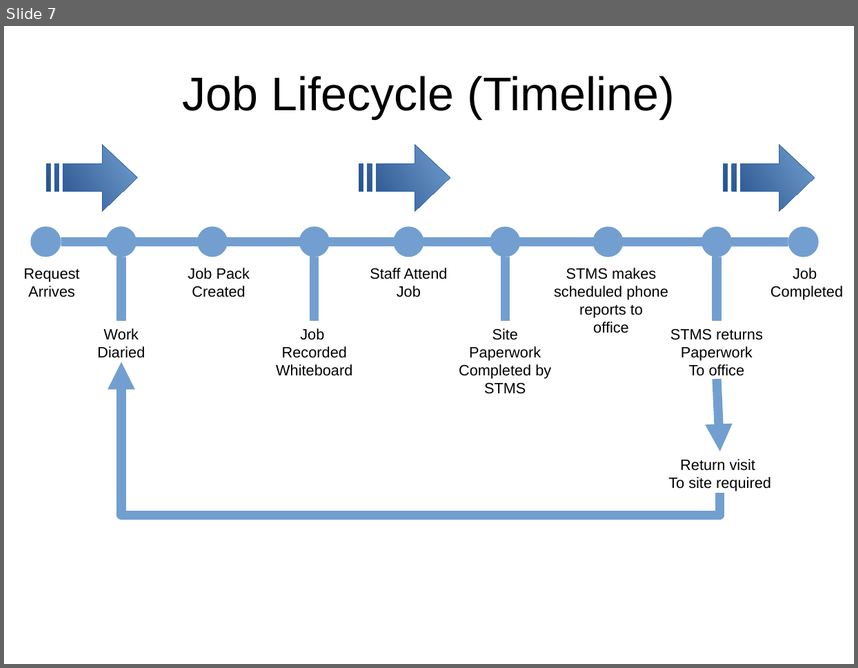
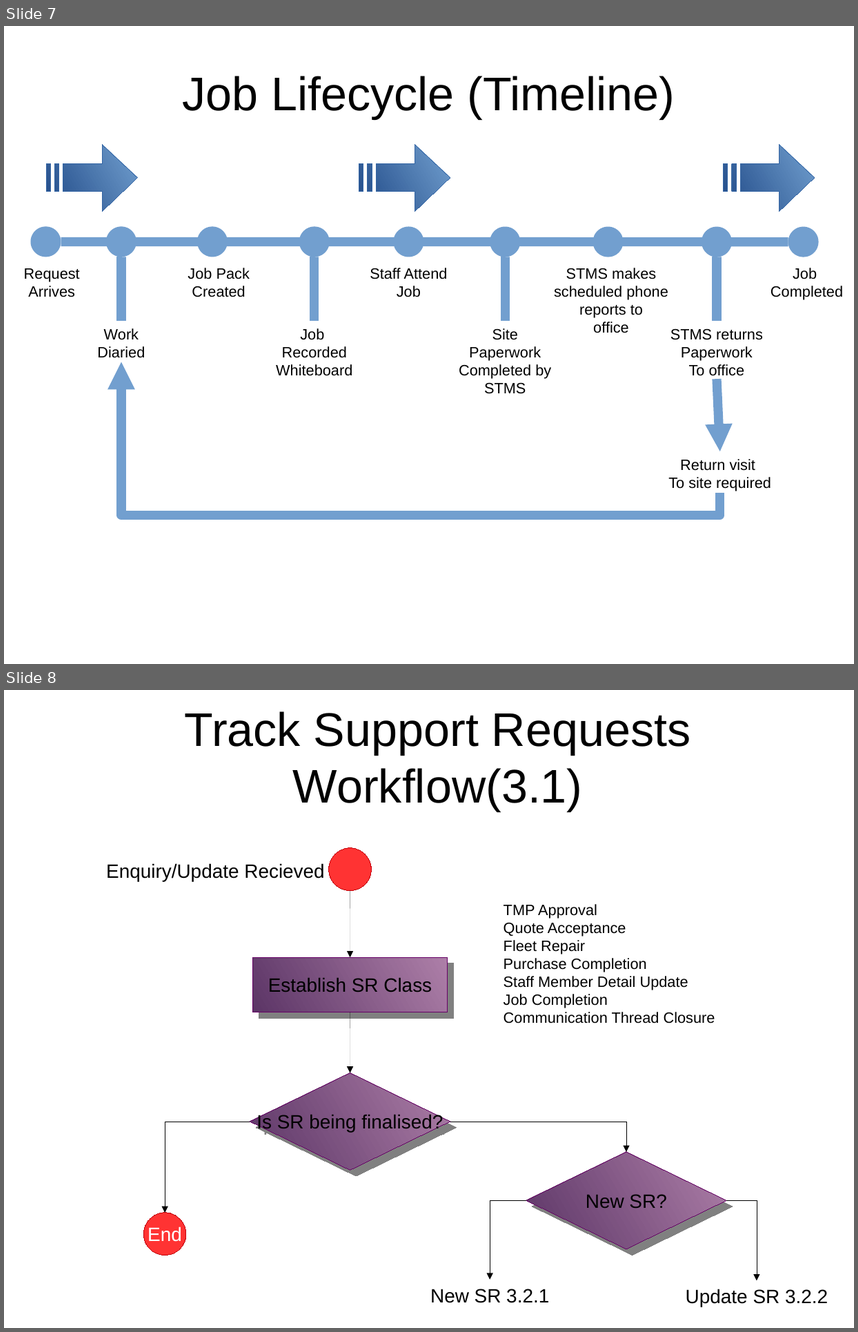
Before and after one commit to monkeysh1ne/TMNZ_Stuff, a slide deck: Workflows BP Models.odp. Shown one above the other, each under a label of ours: slide 7 before the commit, slides 7 and 8 after it. The pictures are 858x668 and 858x1332 pixels, drawn with LibreOffice and Linux fonts; fonts in the diff are those of the drawing. Boxes give left, top, right and bottom in pixels: in the first picture for what was removed or moved away, otherwise in the second. Text is boxed around its words. In the diff, an @@ line names an element or a change of style, - is before the commit and + after.

Commit message:
Started Service Request (SR) modelling in 'Workflows BP Models'

```diff
--- a/Workflows BP Models.odp
+++ b/Workflows BP Models.odp
@@ slide 8 added at bbox=[4, 690, 854, 1328], background #FFFFFF @@
@@ title added at bbox=[185, 711, 691, 811], 44 pt, text #000000 @@
+Track Support Requests Workflow(3.1)
@@ ellipse added at bbox=[329, 848, 371, 891], fill #FF3333, outline #C5000B 0 pt @@
@@ text added at bbox=[106, 863, 324, 881], 18 pt, text #000000 @@
+Enquiry/Update Recieved
@@ arrow added from (350, 891) to (350, 957), #000000 0 pt @@
@@ text added at bbox=[504, 904, 715, 1023], 14 pt, text #000000 @@
+TMP Approval
+Quote Acceptance
+Fleet Repair
+Purchase Completion
+Staff Member Detail Update
+Job Completion
+Communication Thread Closure
@@ rectangle added at bbox=[253, 957, 448, 1012], fill gradient #AD7FA8 to #5C3566, outline #660066 0 pt, 18 pt, text #000000 @@
+Establish SR Class
@@ arrow added from (350, 1012) to (350, 1073), #000000 0 pt @@
@@ diamond added at bbox=[250, 1073, 450, 1170], fill gradient #AD7FA8 to #5C3566, outline #660066 0 pt, 18 pt, text #000000 @@
+Is SR being finalised?
@@ elbow arrow added from (250, 1121) to (165, 1212), #000000 0 pt @@
@@ elbow arrow added from (450, 1121) to (626, 1152), #000000 0 pt @@
@@ diamond added at bbox=[526, 1152, 727, 1248], fill gradient #AD7FA8 to #5C3566, outline #660066 0 pt, 18 pt, text #000000 @@
+New SR?
@@ elbow arrow added from (526, 1200) to (490, 1279), #000000 0 pt @@
@@ elbow arrow added from (727, 1200) to (757, 1280), #000000 0 pt @@
@@ ellipse added at bbox=[143, 1212, 186, 1254], fill #FF3333, outline #C5000B 0 pt, 18 pt, text #FFFFFF @@
+End
@@ text added at bbox=[430, 1288, 549, 1303], 18 pt, text #000000 @@
+New SR 3.2.1
@@ text added at bbox=[686, 1288, 828, 1306], 18 pt, text #000000 @@
+Update SR 3.2.2
```
Also in this commit, not shown: 5 slides changed, 3 other slides added, 2 other files.
